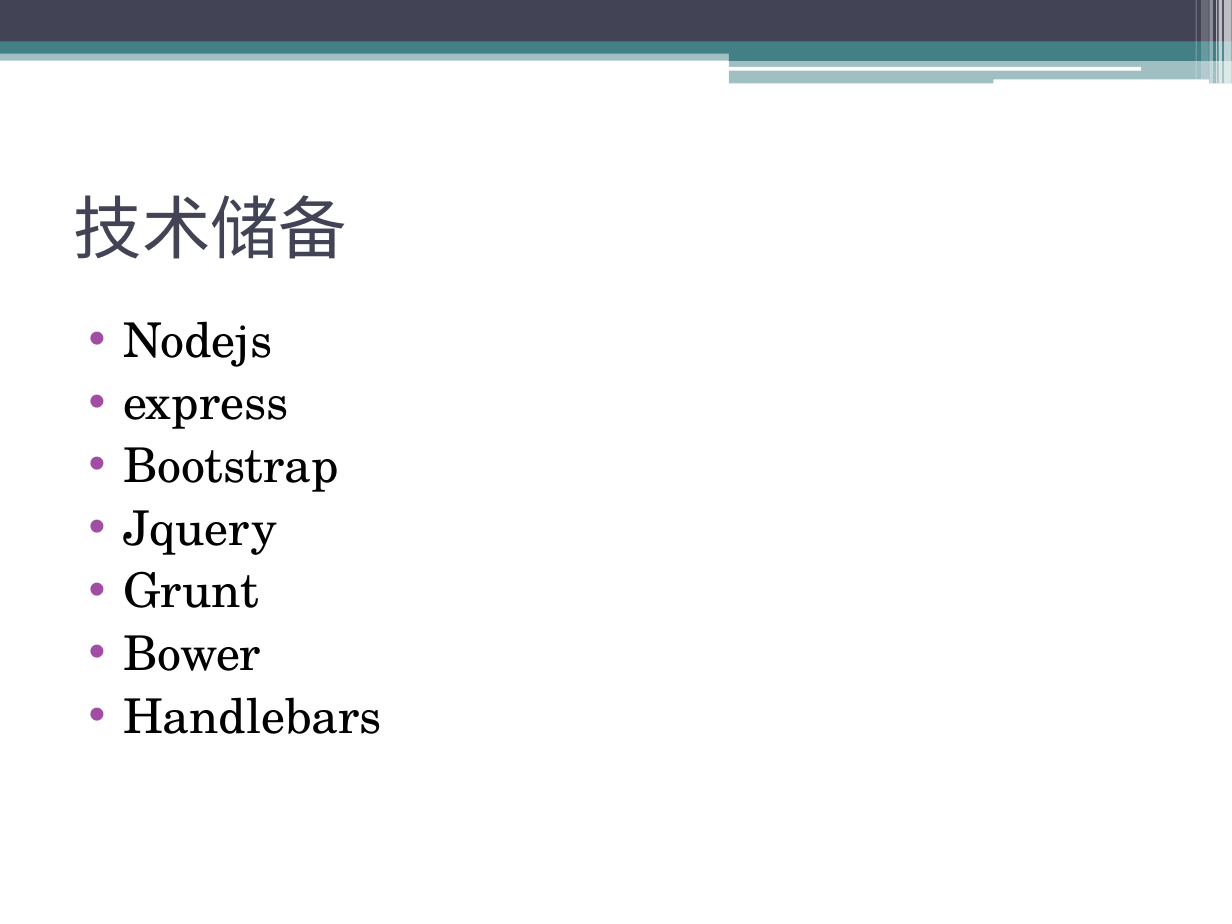
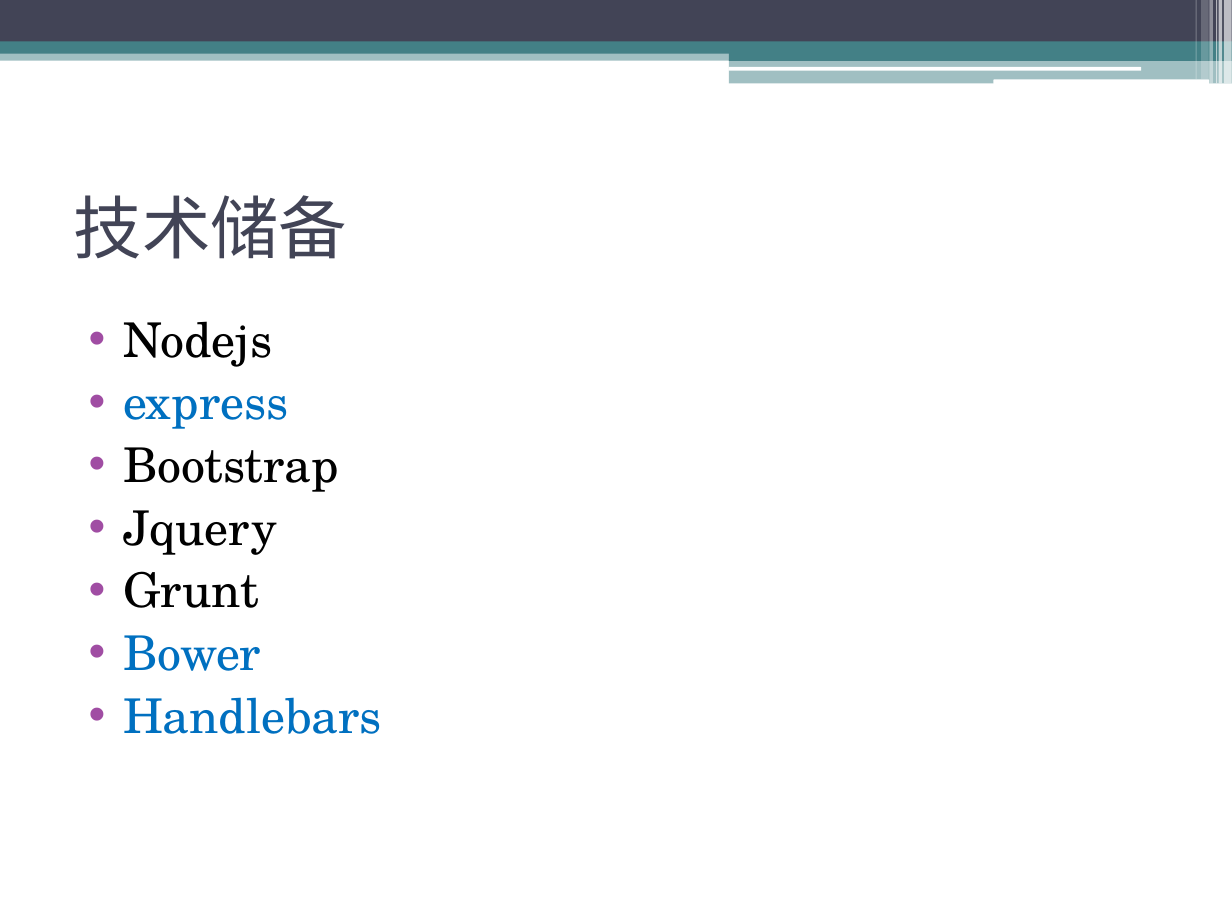
Before and after one commit to CJ-Zheng1023/project-learning, a slide deck: slide 2 of 前端开发技术培训.pptx. Drawn at 1232x924 pixels with LibreOffice and Linux fonts; fonts in the diff are those of the drawing. Boxes give left, top, right and bottom in pixels: in the first picture for what was removed or moved away, otherwise in the second. Text is boxed around its words. In the diff, an @@ line names an element or a change of style, - is before the commit and + after.

```diff
--- a/前端开发技术培训.pptx
+++ b/前端开发技术培训.pptx
@@ text at (x1=123, y1=396, x2=382, y2=734): text colour #000000 to #0070C0 in "express", "Bower", "Handlebars" @@
```
Also in this commit, not shown: 2 other slides changed.
